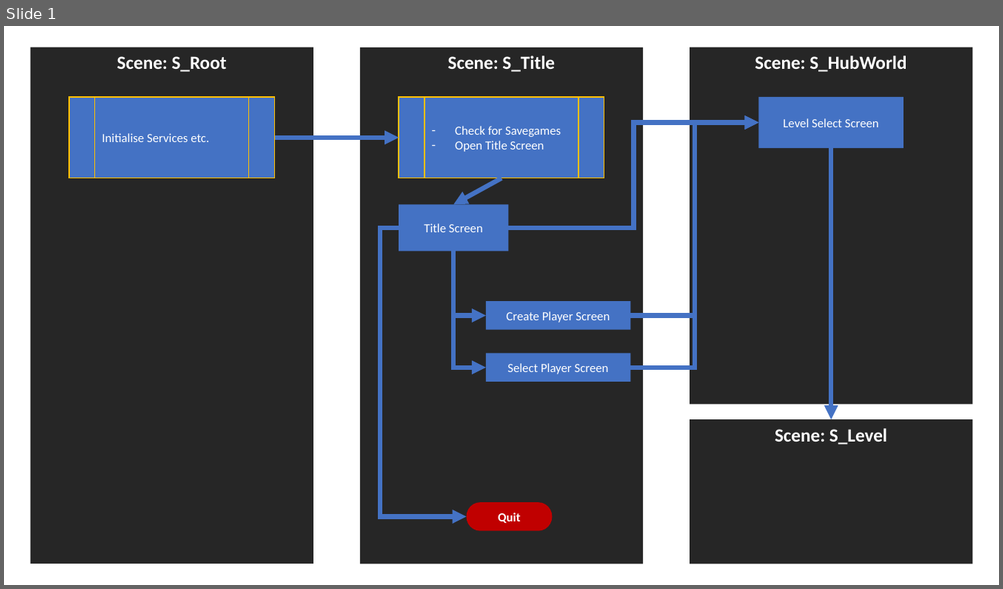
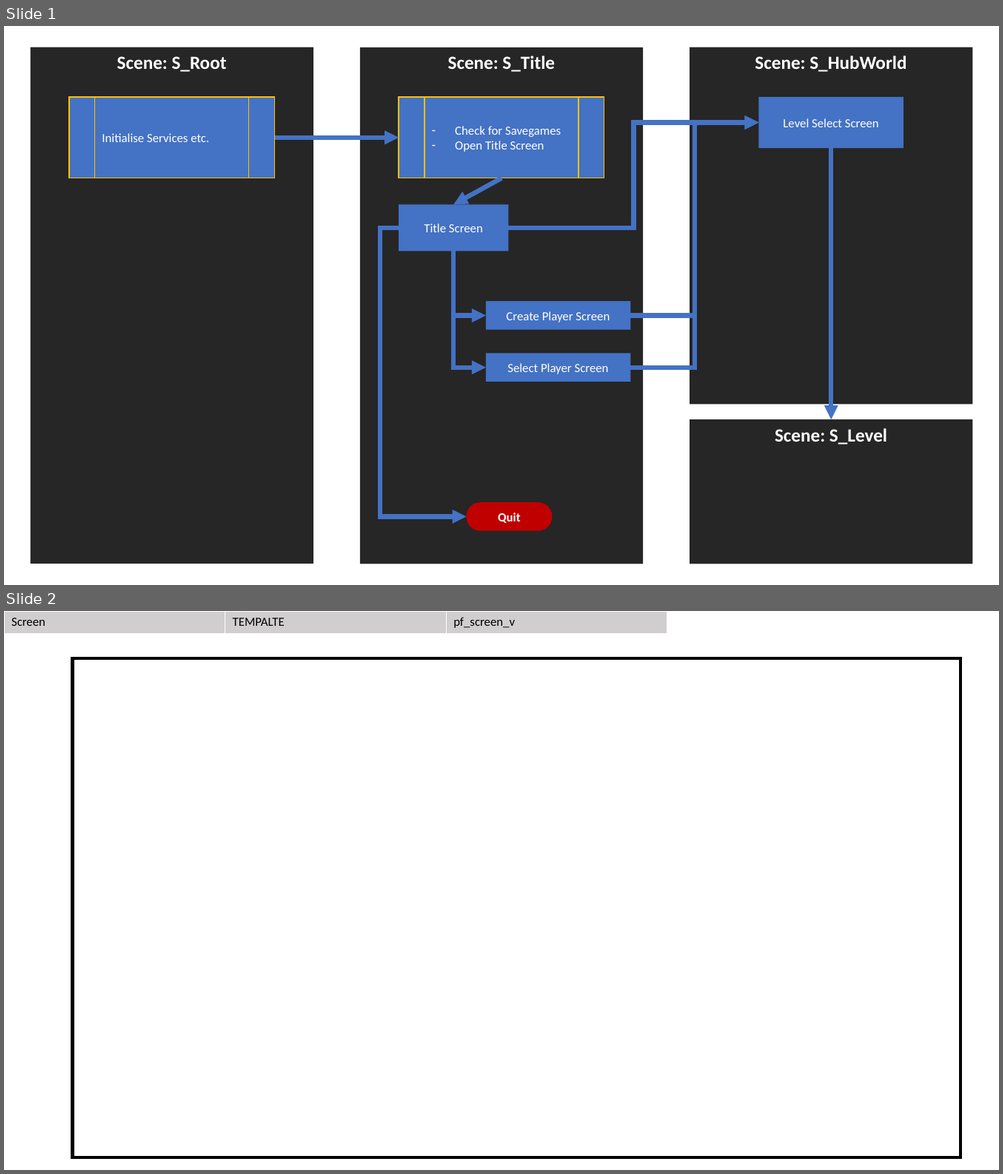
Before and after one commit to SMaleck/kid-game, a slide deck: Docs/Flow.pptx. Shown one above the other, each under a label of ours: slide 1 before the commit, slides 1 and 2 after it. The pictures are 1003x589 and 1003x1174 pixels, drawn with LibreOffice and Linux fonts; fonts in the diff are those of the drawing. Boxes give left, top, right and bottom in pixels: in the first picture for what was removed or moved away, otherwise in the second. Text is boxed around its words. In the diff, an @@ line names an element or a change of style, - is before the commit and + after.

```diff
--- a/Docs/Flow.pptx
+++ b/Docs/Flow.pptx
@@ slide 2 added at (4, 611, 999, 1170), background #FFFFFF @@
@@ table added at (4, 611, 666, 633), 1 rows, 3 columns @@
+Screen | TEMPALTE | pf_screen_v
@@ rectangle added at (73, 659, 961, 1158), outline #000000 3 pt @@
```
Also in this commit, not shown: 1 other slide added, 1 slide removed, 7 other files.
